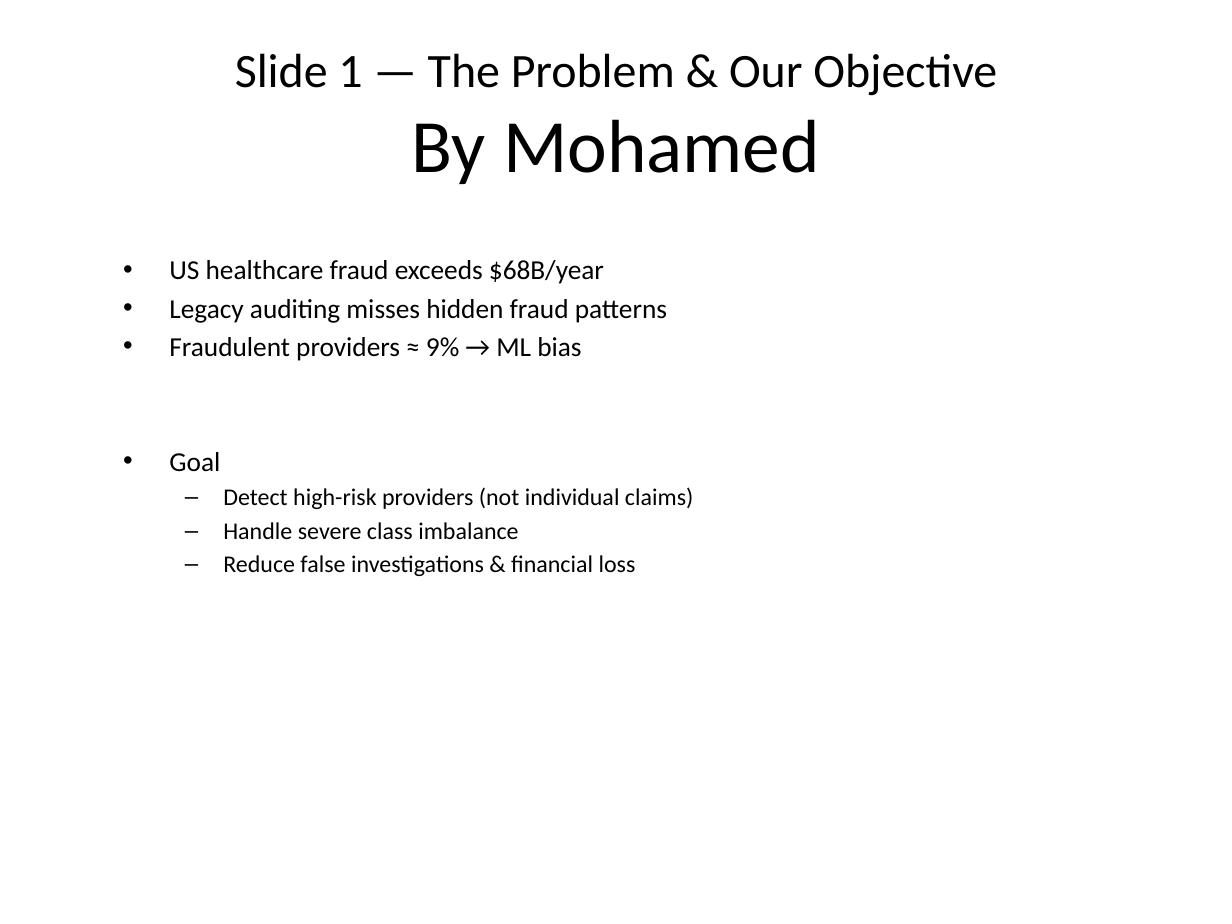
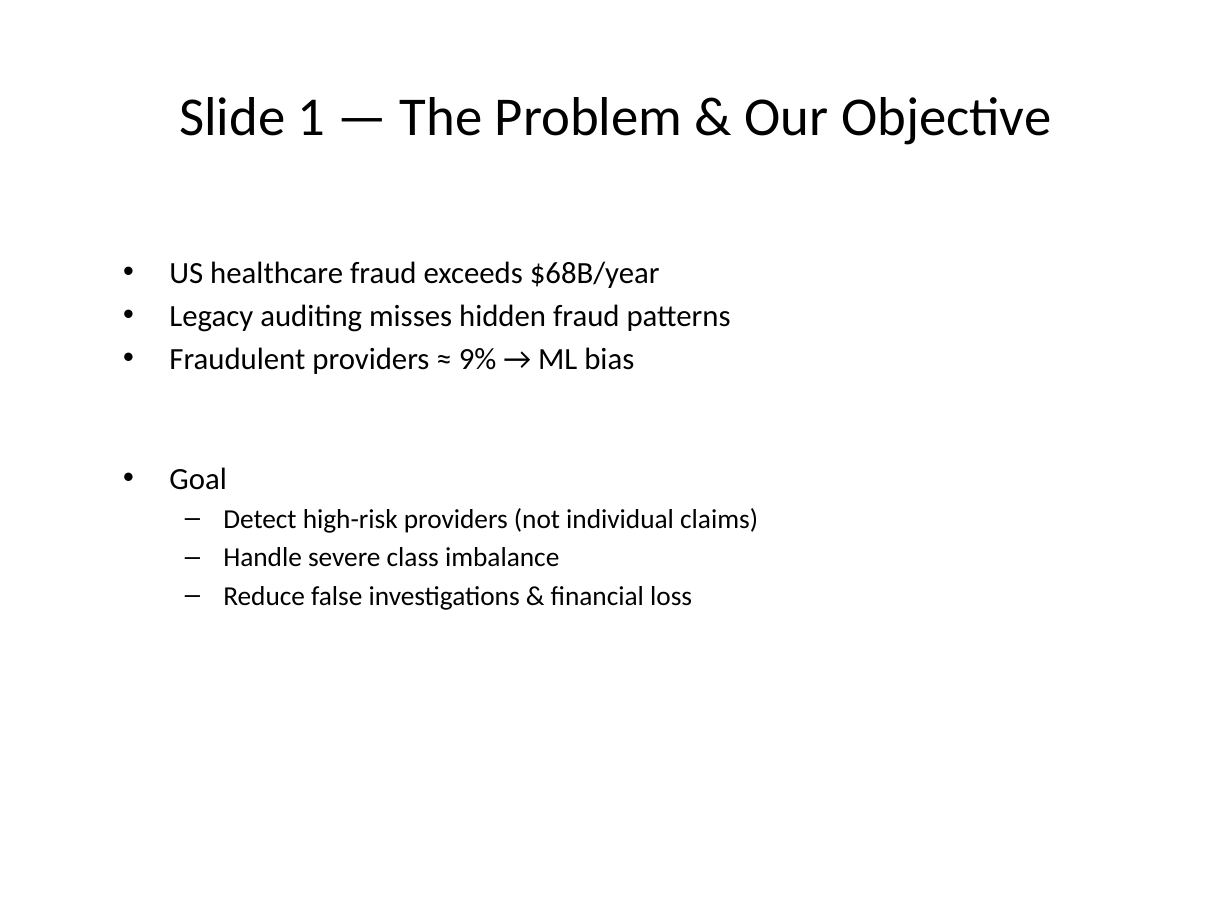
Before and after one commit to mohamedosamaa428/fraud_detection_project, a slide deck: slide 2 of reports/presentation.pptx. Drawn at 1232x924 pixels with LibreOffice and Linux fonts; fonts in the diff are those of the drawing. Boxes give left, top, right and bottom in pixels: in the first picture for what was removed or moved away, otherwise in the second. Text is boxed around its words. In the diff, an @@ line names an element or a change of style, - is before the commit and + after.

Commit message:
fixed a slide in the powerpoint

```diff
--- a/reports/presentation.pptx
+++ b/reports/presentation.pptx
@@ title "Slide 1 — The Problem ..." at [179,97,1051,145]: size 28 to 32 pt @@
@@ title at [412,119,820,184]: paragraph removed @@
-By Mohamed
@@ text "US healthcare fraud exceeds $68B/year" at [169,261,758,610]: size 16 to 18 pt in "US healthcare fraud exceeds $68B/year", "Legacy auditing misses hidden fraud patterns", "Fraudulent providers ≈ 9% → ML bias", "Goal"; size 14 to 16 pt in "Detect high-risk providers (not individual claims)", "Handle severe class imbalance", "Reduce false investigations & financial loss" @@
```
Also in this commit, not shown: 12 other slides changed, 1 other file.
